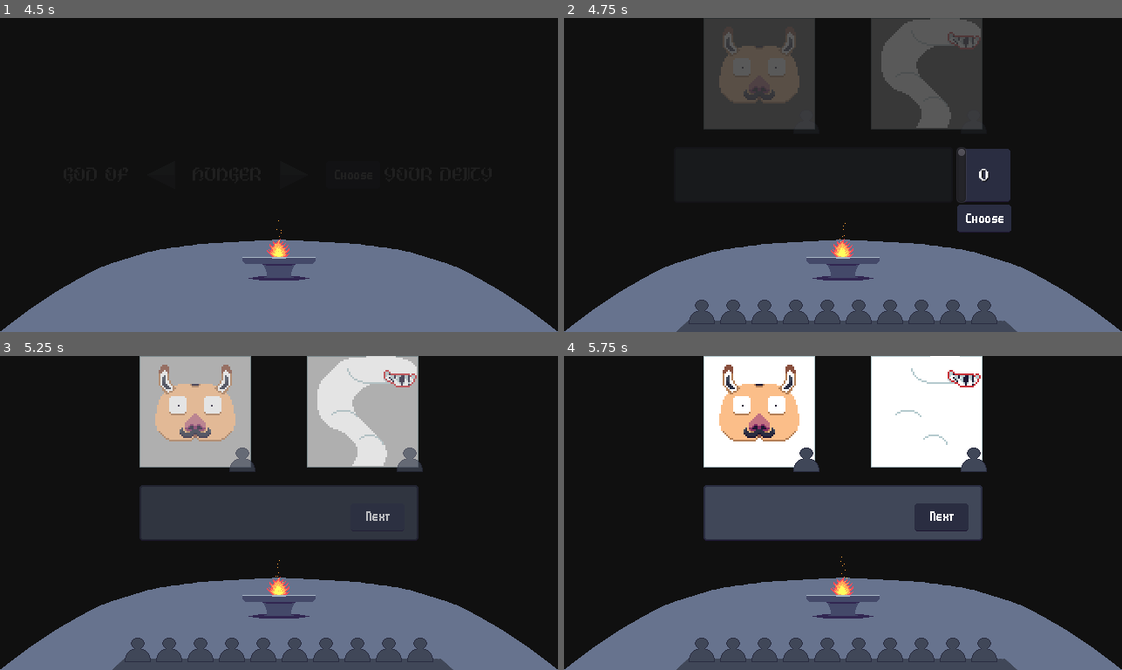
Above: before the commit, frames 1-4 (two rows, left to right).
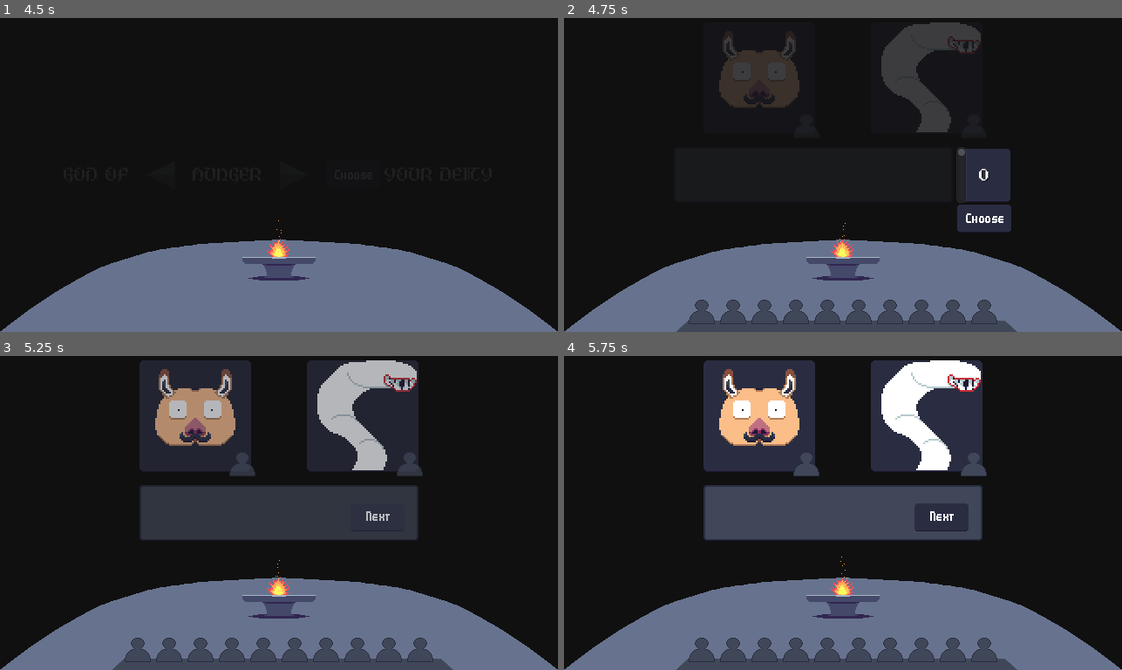
Above: after the commit, the same moments.

Repository: RustyMonky/LudumDare43
Game: Godot game, scene res://scenes/title/title.tscn
The game is run twice, just before and just after one commit, with the same random seed, the same clock (stepped at 60 frames per second) and the same inputs.
Inputs (mouse positions are in pixels of both pictures, inside the frame that each line leads up to):
- Up to frame 1 (4.5 s): click (279, 203) at 0.5 s; click (156, 175) at 2 s; click (295, 175) at 2.75 s; click (362, 175) at 3.5 s; click (156, 175) at 4.25 s
- Up to frame 2 (4.75 s): no input
- Up to frame 3 (5.25 s): click (418, 556) at 5 s
- Up to frame 4 (5.75 s): no input

Frame 1 is identical in both runs. In frame 2, 13% of the frame differs, in the area x 25-75%, y 0-37%; in frame 3, 14%, in the area x 25-76%, y 0-39%; in frame 4, 11%.

Commit message:
Changes game music volume, updates grid separation on result, rounds counts below zero to zero

Diff:
--- a/scenes/game/game.gd
+++ b/scenes/game/game.gd
@@ -32,6 +32,18 @@
 		followerHbox.add_child(follower)
 	playerDeityPanel.setCount(gameData.playerFollowerCount)
 
+# checkComputerCount
+# If the computer follower count descends past zero, round it to zero
+func checkComputerCount():
+	if gameData.computerFollowerCount < 0:
+		gameData.computerFollowerCount = 0
+
+# checkPlayerCount
+# If the player follower count descends past zero, round it to zero
+func checkPlayerCount():
+	if gameData.playerFollowerCount < 0:
+		gameData.playerFollowerCount = 0
+
 # promptSacrifices
 # Resets sacrifice count and adds the vertical scroll interface
 func promptSacrifices():
@@ -121,6 +133,7 @@
 	match(textInterface.textArray[textInterface.currentTextIndex].event):
 		"computerSacrifice":
 			gameData.computerFollowerCount -= computerBid
+			checkComputerCount()
 			computerDeityPanel.setCount(gameData.computerFollowerCount)
 
 		"winBid":
@@ -130,6 +143,7 @@
 
 		"computerLoseBid":
 			gameData.computerFollowerCount -= 1
+			checkComputerCount()
 			computerDeityPanel.setCount(gameData.computerFollowerCount)
 
 		"computerWinBid":
@@ -138,6 +152,7 @@
 
 		"loseBid":
 			gameData.playerFollowerCount -= 1
+			checkPlayerCount()
 			playerDeityPanel.setCount(gameData.playerFollowerCount)
 			addFollowers()
 
@@ -156,6 +171,8 @@
 
 # Called when a sacrifice count is selected and the vertical scroll has exited the tree
 func _on_vertScroll_tree_exited():
+	sfx.play()
+
 	var textArrayToUse = [{
 		"event": "playerSacrifice",
 		"text": "You've sacrificed " + String(gameData.playerSacrificeCount) + " worshippers."
--- a/scenes/game/game.tscn
+++ b/scenes/game/game.tscn
@@ -10,7 +10,7 @@
 [ext_resource path="res://assets/music/occultDrumLoop.wav" type="AudioStream" id=8]
 [ext_resource path="res://assets/sfx/click.wav" type="AudioStream" id=9]
 
-[node name="game" type="Node2D"]
+[node name="game" type="Node2D" index="0"]
 
 script = ExtResource( 1 )
 
@@ -43,7 +43,9 @@
 anchor_right = 0.5
 anchor_bottom = 0.0
 margin_left = -320.0
+margin_top = 5.0
 margin_right = 320.0
+margin_bottom = 133.0
 rect_pivot_offset = Vector2( 0, 0 )
 rect_clip_content = false
 mouse_filter = 1
@@ -165,7 +167,7 @@
 [node name="backgroundMusic" type="AudioStreamPlayer" parent="." index="4"]
 
 stream = ExtResource( 8 )
-volume_db = -10.0
+volume_db = -15.0
 pitch_scale = 1.0
 autoplay = true
 mix_target = 0
--- a/scenes/result/result.gd
+++ b/scenes/result/result.gd
@@ -1,10 +1,11 @@
 extends Container
 
 onready var deity = $deity
-onready var deitiesDefeated = $resultVbox/deitiesDefeatedCount
+onready var deitiesDefeated = $resultGrid/deitiesDefeatedCount
 onready var resultHeader = $resultHeader
-onready var totalSacrificed = $resultVbox/totalSacrificedCount
-onready var totalRemaining = $resultVbox/totalRemainingCount
+onready var resultGrid = $resultGrid
+onready var totalSacrificed = $resultGrid/totalSacrificedCount
+onready var totalRemaining = $resultGrid/totalRemainingCount
 
 func _ready():
 	deity.texture = load("res://assets/sprites/deities/" + gameData.chosenDeity + ".png")
--- a/scenes/result/result.tscn
+++ b/scenes/result/result.tscn
@@ -47,16 +47,15 @@
 max_lines_visible = -1
 _sections_unfolded = [ "Margin", "custom_colors", "custom_fonts" ]
 
-[node name="resultVbox" type="GridContainer" parent="." index="1"]
-
-editor/display_folded = true
+[node name="resultGrid" type="GridContainer" parent="." index="1"]
+
 anchor_left = 0.5
 anchor_top = 0.5
 anchor_right = 0.5
 anchor_bottom = 0.5
-margin_left = -310.0
+margin_left = -160.0
 margin_top = -100.0
-margin_right = 310.0
+margin_right = 160.0
 margin_bottom = 180.0
 rect_pivot_offset = Vector2( 0, 0 )
 rect_clip_content = false
@@ -64,10 +63,12 @@
 mouse_default_cursor_shape = 0
 size_flags_horizontal = 1
 size_flags_vertical = 1
+custom_constants/vseparation = 16
+custom_constants/hseparation = 16
 columns = 2
-_sections_unfolded = [ "Margin" ]
-
-[node name="deitiesDefeatedLabel" type="Label" parent="resultVbox" index="0"]
+_sections_unfolded = [ "Margin", "Rect", "custom_constants" ]
+
+[node name="deitiesDefeatedLabel" type="Label" parent="resultGrid" index="0"]
 
 anchor_left = 0.0
 anchor_top = 0.0
@@ -89,14 +90,14 @@
 lines_skipped = 0
 max_lines_visible = -1
 
-[node name="deitiesDefeatedCount" type="Label" parent="resultVbox" index="1"]
-
-anchor_left = 0.0
-anchor_top = 0.0
-anchor_right = 0.0
-anchor_bottom = 0.0
-margin_left = 257.0
-margin_right = 257.0
+[node name="deitiesDefeatedCount" type="Label" parent="resultGrid" index="1"]
+
+anchor_left = 0.0
+anchor_top = 0.0
+anchor_right = 0.0
+anchor_bottom = 0.0
+margin_left = 269.0
+margin_right = 269.0
 margin_bottom = 23.0
 rect_pivot_offset = Vector2( 0, 0 )
 rect_clip_content = false
@@ -111,15 +112,15 @@
 lines_skipped = 0
 max_lines_visible = -1
 
-[node name="totalSacrificedLabel" type="Label" parent="resultVbox" index="2"]
-
-anchor_left = 0.0
-anchor_top = 0.0
-anchor_right = 0.0
-anchor_bottom = 0.0
-margin_top = 27.0
+[node name="totalSacrificedLabel" type="Label" parent="resultGrid" index="2"]
+
+anchor_left = 0.0
+anchor_top = 0.0
+anchor_right = 0.0
+anchor_bottom = 0.0
+margin_top = 39.0
 margin_right = 253.0
-margin_bottom = 50.0
+margin_bottom = 62.0
 rect_pivot_offset = Vector2( 0, 0 )
 rect_clip_content = false
 mouse_filter = 2
@@ -134,38 +135,38 @@
 lines_skipped = 0
 max_lines_visible = -1
 
-[node name="totalSacrificedCount" type="Label" parent="resultVbox" index="3"]
-
-anchor_left = 0.0
-anchor_top = 0.0
-anchor_right = 0.0
-anchor_bottom = 0.0
-margin_left = 257.0
-margin_top = 27.0
-margin_right = 257.0
-margin_bottom = 50.0
-rect_pivot_offset = Vector2( 0, 0 )
-rect_clip_content = false
-mouse_filter = 2
-mouse_default_cursor_shape = 0
-size_flags_horizontal = 1
-size_flags_vertical = 4
-custom_fonts/font = ExtResource( 3 )
-custom_colors/font_color_shadow = Color( 0, 0, 0, 1 )
-valign = 1
-percent_visible = 1.0
-lines_skipped = 0
-max_lines_visible = -1
-
-[node name="totalRemainingLabel" type="Label" parent="resultVbox" index="4"]
-
-anchor_left = 0.0
-anchor_top = 0.0
-anchor_right = 0.0
-anchor_bottom = 0.0
-margin_top = 54.0
+[node name="totalSacrificedCount" type="Label" parent="resultGrid" index="3"]
+
+anchor_left = 0.0
+anchor_top = 0.0
+anchor_right = 0.0
+anchor_bottom = 0.0
+margin_left = 269.0
+margin_top = 39.0
+margin_right = 269.0
+margin_bottom = 62.0
+rect_pivot_offset = Vector2( 0, 0 )
+rect_clip_content = false
+mouse_filter = 2
+mouse_default_cursor_shape = 0
+size_flags_horizontal = 1
+size_flags_vertical = 4
+custom_fonts/font = ExtResource( 3 )
+custom_colors/font_color_shadow = Color( 0, 0, 0, 1 )
+valign = 1
+percent_visible = 1.0
+lines_skipped = 0
+max_lines_visible = -1
+
+[node name="totalRemainingLabel" type="Label" parent="resultGrid" index="4"]
+
+anchor_left = 0.0
+anchor_top = 0.0
+anchor_right = 0.0
+anchor_bottom = 0.0
+margin_top = 78.0
 margin_right = 253.0
-margin_bottom = 77.0
+margin_bottom = 101.0
 rect_pivot_offset = Vector2( 0, 0 )
 rect_clip_content = false
 mouse_filter = 2
@@ -180,16 +181,16 @@
 lines_skipped = 0
 max_lines_visible = -1
 
-[node name="totalRemainingCount" type="Label" parent="resultVbox" index="5"]
-
-anchor_left = 0.0
-anchor_top = 0.0
-anchor_right = 0.0
-anchor_bottom = 0.0
-margin_left = 257.0
-margin_top = 54.0
-margin_right = 257.0
-margin_bottom = 77.0
+[node name="totalRemainingCount" type="Label" parent="resultGrid" index="5"]
+
+anchor_left = 0.0
+anchor_top = 0.0
+anchor_right = 0.0
+anchor_bottom = 0.0
+margin_left = 269.0
+margin_top = 78.0
+margin_right = 269.0
+margin_bottom = 101.0
 rect_pivot_offset = Vector2( 0, 0 )
 rect_clip_content = false
 mouse_filter = 2
--- a/scenes/title/title.tscn
+++ b/scenes/title/title.tscn
@@ -91,7 +91,7 @@
 [node name="sfx" type="AudioStreamPlayer" parent="." index="4"]
 
 stream = ExtResource( 6 )
-volume_db = -10.0
+volume_db = -15.0
 pitch_scale = 1.0
 autoplay = false
 mix_target = 0
--- a/ui/vertScroll/vertScroll.gd
+++ b/ui/vertScroll/vertScroll.gd
@@ -2,7 +2,6 @@
 
 onready var scrollBar = $scrollBar
 onready var scrollLabel = $scrollLabel
-onready var sfx = $sfx
 onready var submit = $submit
 
 func _ready():
@@ -30,7 +29,6 @@
 func _on_submit_pressed():
 	gameData.playerSacrificeCount = scrollBar.value
 	gameData.totalSacrified += scrollBar.value
-	sfx.play()
 
 # Disables the button
 func _on_submit_button_up():
--- a/ui/vertScroll/vertScroll.tscn
+++ b/ui/vertScroll/vertScroll.tscn
@@ -1,12 +1,11 @@
-[gd_scene load_steps=6 format=2]
+[gd_scene load_steps=5 format=2]
 
 [ext_resource path="res://assets/sprites/ui/panels/dark-square.png" type="Texture" id=1]
 [ext_resource path="res://ui/vertScroll/vertScroll.gd" type="Script" id=2]
 [ext_resource path="res://assets/fonts/offering.tres" type="DynamicFont" id=3]
 [ext_resource path="res://assets/sprites/ui/buttons/choose.png" type="Texture" id=4]
-[ext_resource path="res://assets/sfx/click.wav" type="AudioStream" id=5]
 
-[node name="vertScroll" type="TextureRect" index="0"]
+[node name="vertScroll" type="TextureRect"]
 
 anchor_left = 0.5
 anchor_top = 0.5
@@ -101,15 +100,6 @@
 stretch_mode = 4
 _sections_unfolded = [ "Margin", "Textures" ]
 
-[node name="sfx" type="AudioStreamPlayer" parent="." index="3"]
-
-stream = ExtResource( 5 )
-volume_db = 0.0
-pitch_scale = 1.0
-autoplay = false
-mix_target = 0
-bus = "Master"
-
 [connection signal="button_up" from="submit" to="." method="_on_submit_button_up"]
 
 [connection signal="pressed" from="submit" to="." method="_on_submit_pressed"]
Binary file changed: assets/sprites/ui/panels/diety-panel.png
